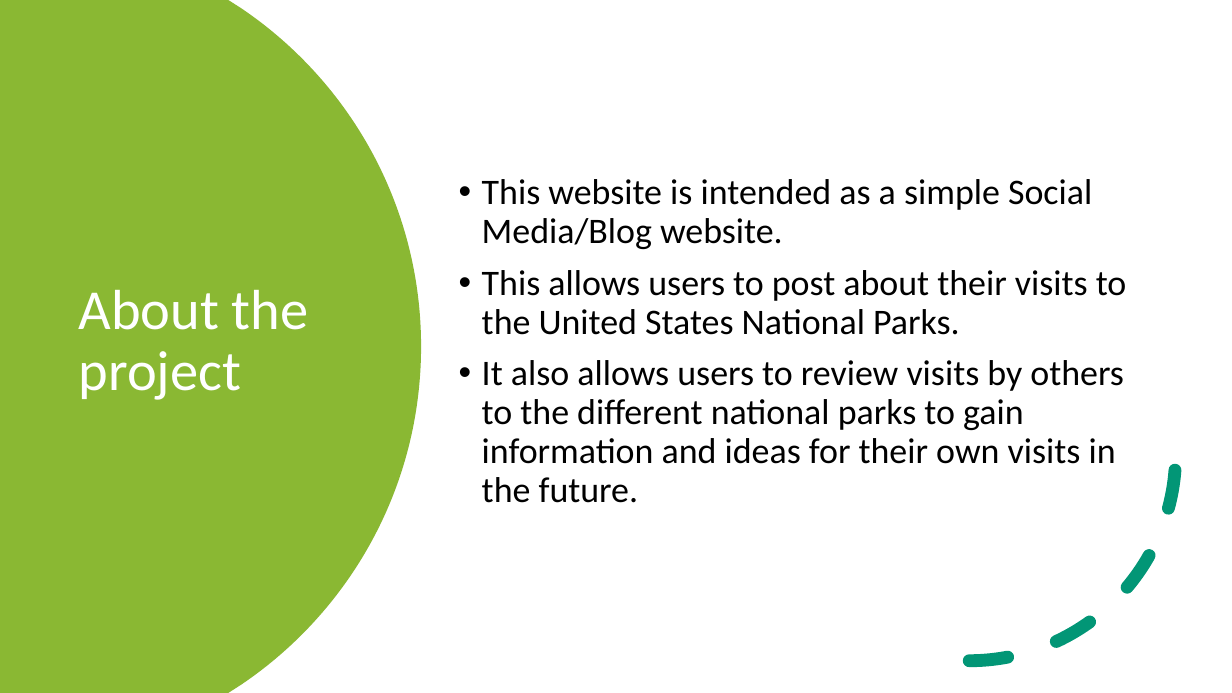
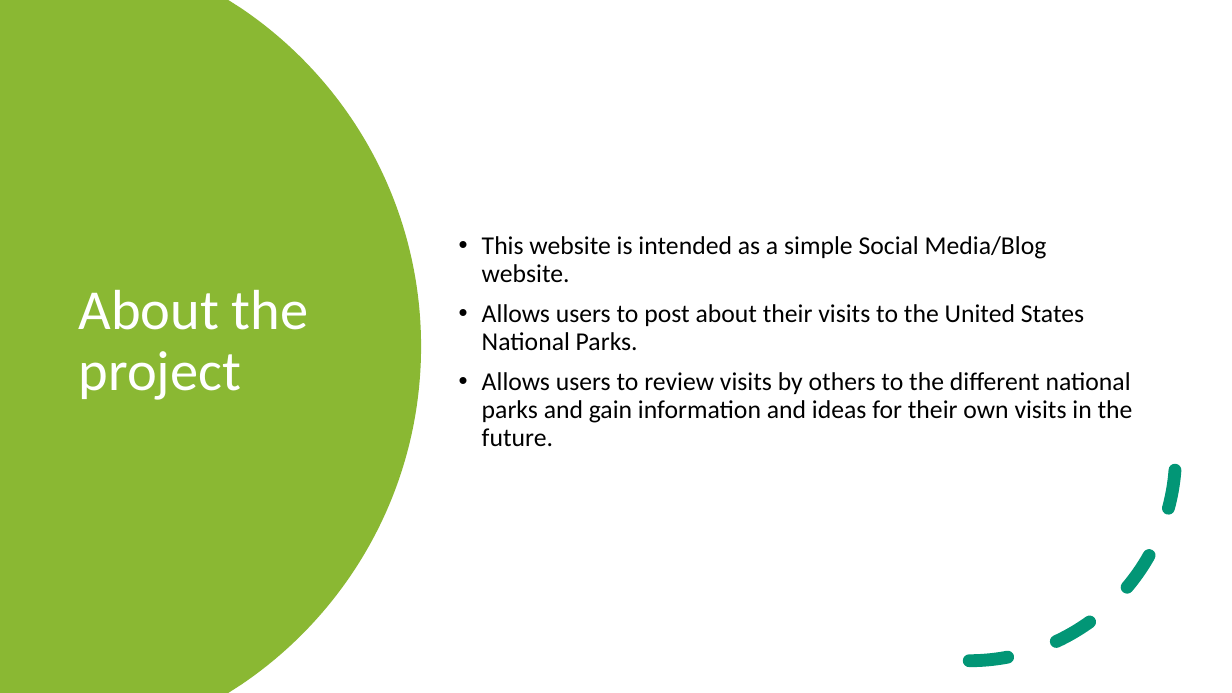
Before and after one commit to Ckarlson011/Capstone, a slide deck: slide 3 of National Park Visits.pptx. Drawn at 1232x693 pixels with LibreOffice and Linux fonts; fonts in the diff are those of the drawing. Boxes give left, top, right and bottom in pixels: in the first picture for what was removed or moved away, otherwise in the second. Text is boxed around its words. In the diff, an @@ line names an element or a change of style, - is before the commit and + after.

```diff
--- a/National Park Visits.pptx
+++ b/National Park Visits.pptx
@@ text at [482,236,1047,282]: size 28 to 20 pt in "This website is intended as a simple ..." @@
@@ text at [482,304,1133,446]: text changed; size 28 to 20 pt @@
-• This allows users to post about their visits to the United States National Parks.
-• It also allows users to review visits by others to the different national parks to gain information and ideas for their own visits in the future.
+• Allows users to post about their visits to the United States National Parks.
+• Allows users to review visits by others to the different national parks and gain information and ideas for their own visits in the future.
```
Also in this commit, not shown: 2 other slides changed.
